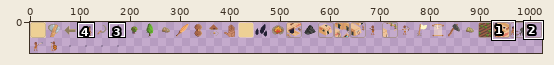
Edited in one commit: sprite sheet (Assets/Sprites/Buttons/Unit Buttons.png). Above, an overview of the earlier version with the close-up marked.
Close-up. Before the edit:
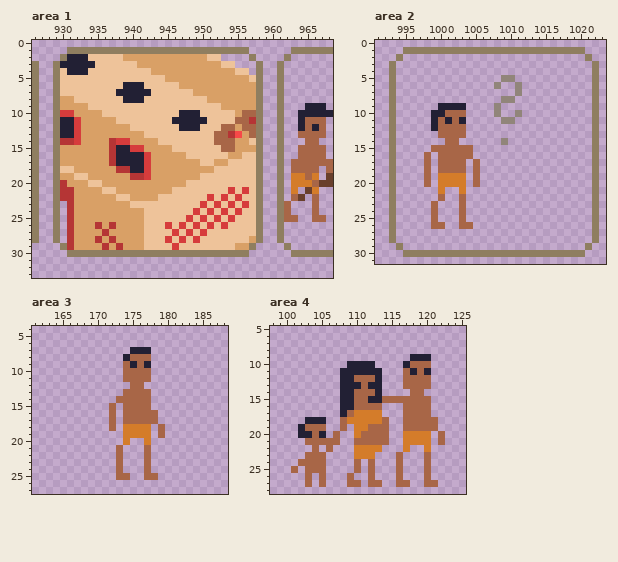
The file is 1024x64 pixels. Shown: area 1: x 926..968, y 0..33; area 2: x 991..1023, y 0..31; area 3: x 161..188, y 4..27; area 4: x 98..125, y 5..28. The wide view leaves out empty margins. The commit also changed other parts of the picture, which this record leaves out.
After:
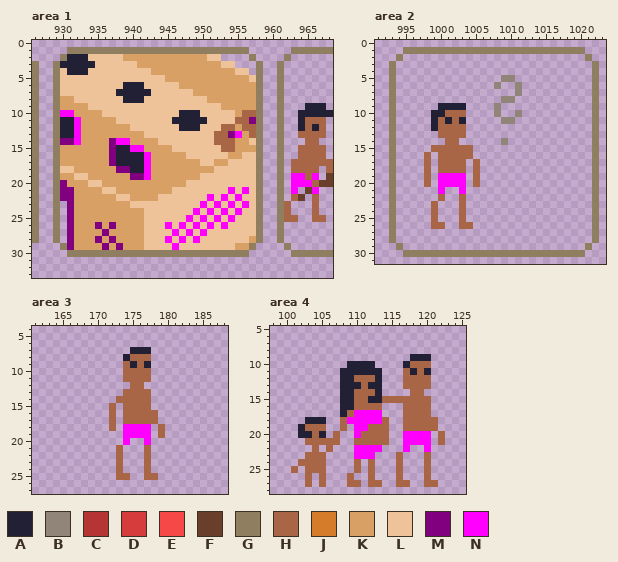
Palette (. is transparent): A #222034  B #91857a  C #b53535  D #d63c3c  E #f74848  F #693f2c  G #8f7e60  H #a86647  J #d47c2a  K #d9a066  L #eec39a  M #800080  N #ff00ff
What changed:
Area 1:
Colour C gives way to colour M in row 11 at x 957; in row 13 at x 954; in row 14 at x 930 to 931 and 937; in rows 15 to 17 at x 937; in row 18 at x 938 to 939; in row 19 at x 940 to 941.
Colour C gives way to colour M in row 20 at x 930; in rows 21 to 22 at x 930 to 931; in rows 23 to 25 at x 931; in row 26 at x 931, 935 and 937; in row 27 at x 931 and 936; in row 28 at x 931, 935 and 937.
Colour C gives way to colour M in row 29 at x 931, 936 and 938.
Colour D gives way to colour N in row 10 at x 930 to 931; in rows 11 to 13 at x 932; in row 14 at x 932 and 938 to 939; in row 15 at x 940 to 941; in rows 16 to 19 at x 942; in row 21 at x 954 and 956.
Colour D gives way to colour N in row 22 at x 951, 953 and 955; in row 23 at x 950, 952, 954 and 956; in row 24 at x 949, 951, 953 and 955; in row 25 at x 948, 950, 952 and 954; in row 26 at x 945, 947, 949, 951 and 953; in row 27 at x 946, 948 and 950.
Colour D gives way to colour N in row 28 at x 945, 947 and 949; in row 29 at x 946.
Colour E gives way to colour N in row 13 at x 955.
Colour J gives way to colour N in row 19 at x 963 to 964 and 966; in row 20 at x 963 to 965; in row 21 at x 963 and 966.
Area 2:
Colour J gives way to colour N in rows 19 to 20 at x 1000 to 1003; in row 21 at x 1000 and 1003.
Area 3:
Colour J gives way to colour N in rows 18 to 19 at x 174 to 177; in row 20 at x 174 and 177.
Area 4:
Colour J gives way to colour N in row 17 at x 110 to 113; in row 18 at x 109 to 113; in row 19 at x 110 to 111; in row 20 at x 110 and 117 to 120; in row 21 at x 117 to 120; in row 22 at x 110 to 113, 117 and 120.
Colour J gives way to colour N in row 23 at x 110 to 112.
